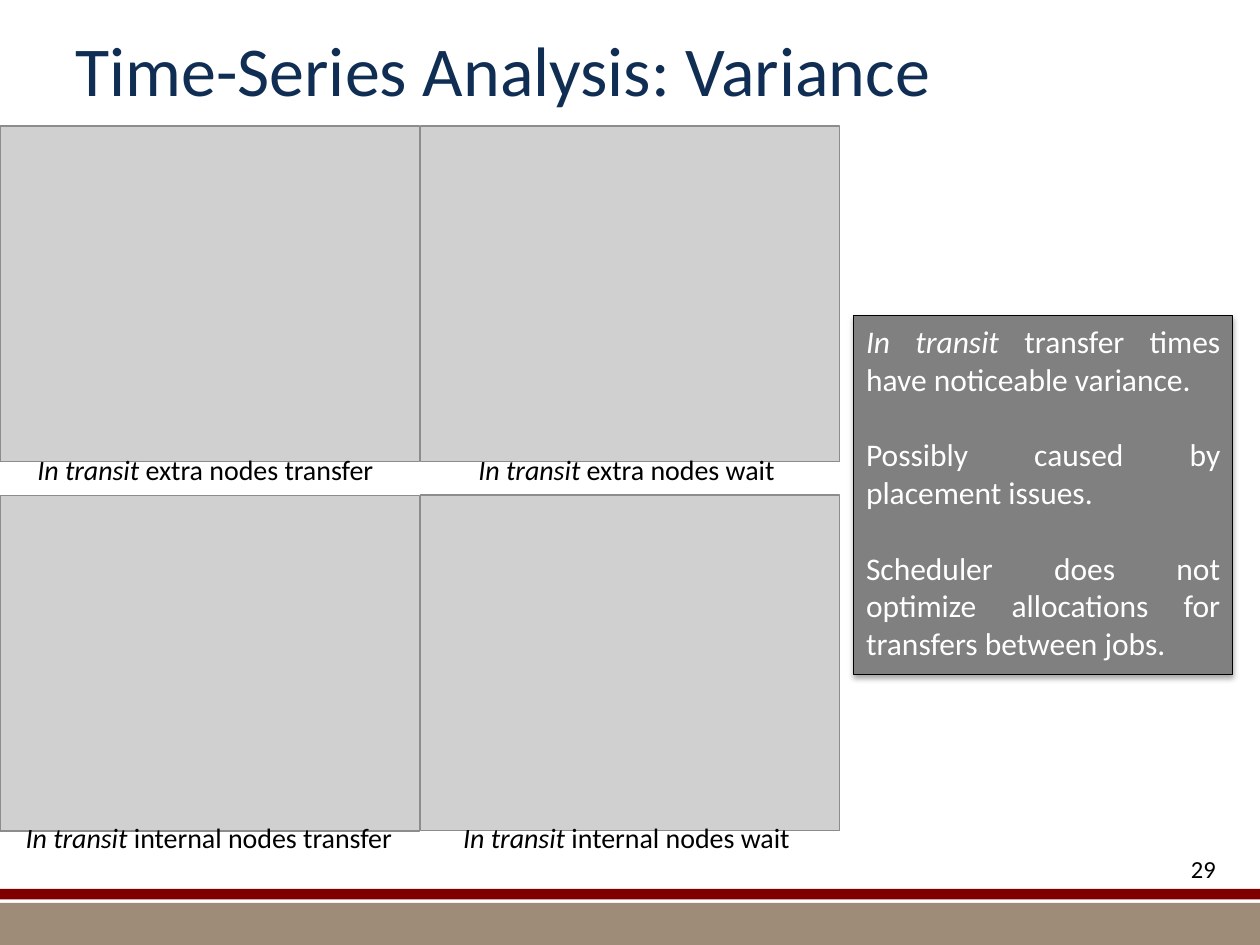
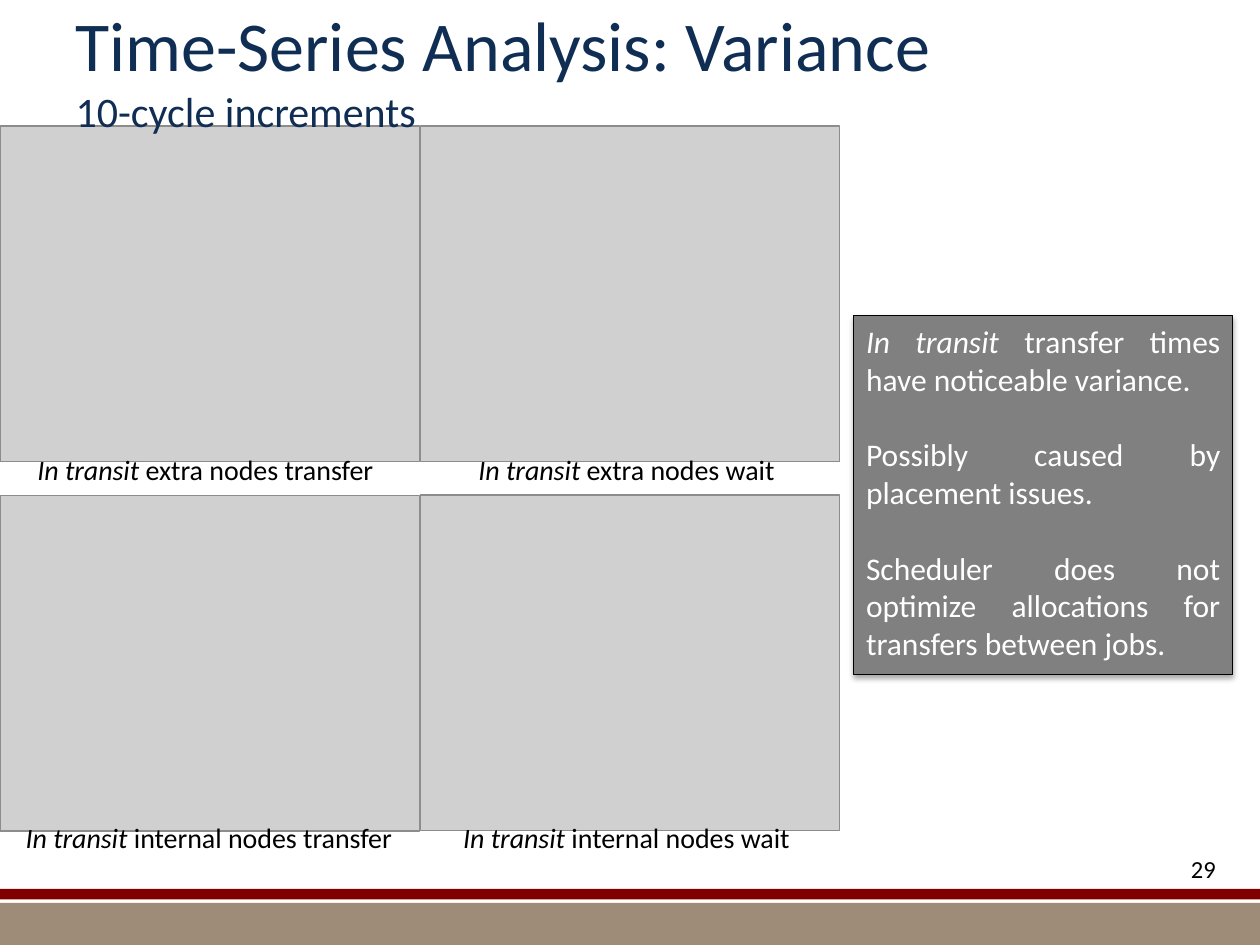
Before and after one commit to kmorel-papers/MilestoneFY13, a slide deck: slide 29 of Summary/SummarySlides.pptx. Drawn at 1260x945 pixels with LibreOffice and Linux fonts; fonts in the diff are those of the drawing; grey boxes stand for pictures; background and template pictures are left out. Boxes give left, top, right and bottom in pixels: in the first picture for what was removed or moved away, otherwise in the second. Text is boxed around its words. In the diff, an @@ line names an element or a change of style, - is before the commit and + after.

```diff
--- a/Summary/SummarySlides.pptx
+++ b/Summary/SummarySlides.pptx
@@ title at bbox=[76, 22, 930, 137]: text changed @@
-Time-Series Analysis: Variance
+Time-Series Analysis: Variance
+10-cycle increments
```
Also in this commit, not shown: 10 other slides changed, 6 other files.
